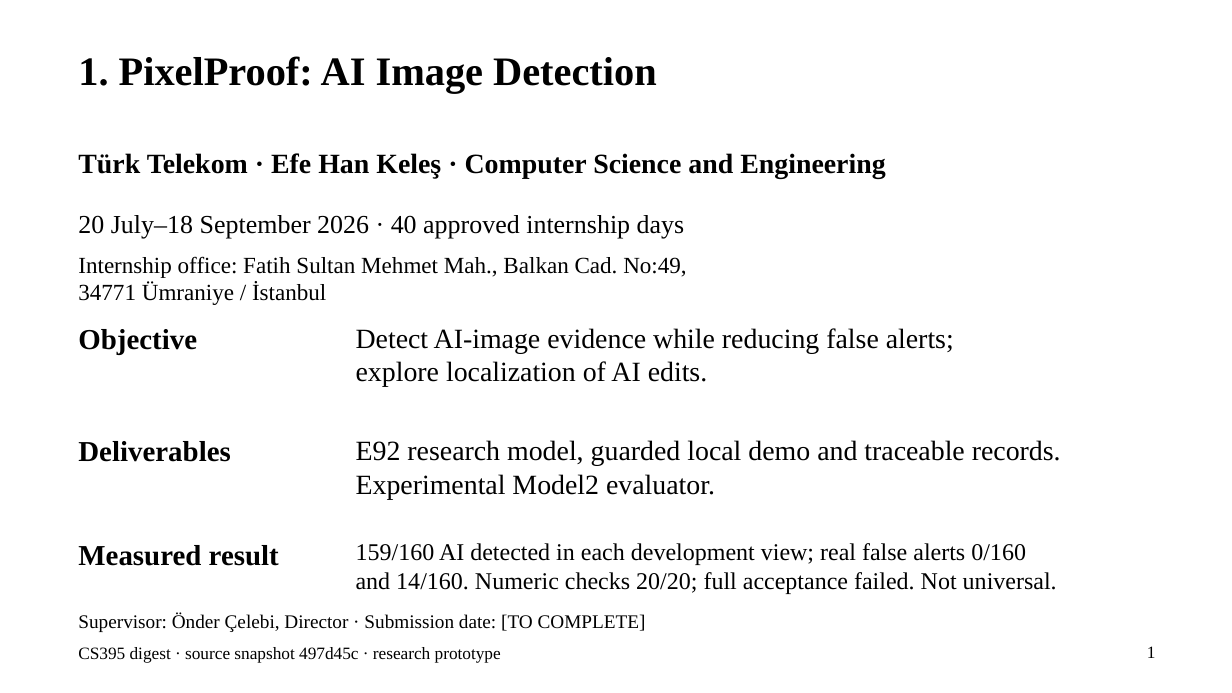
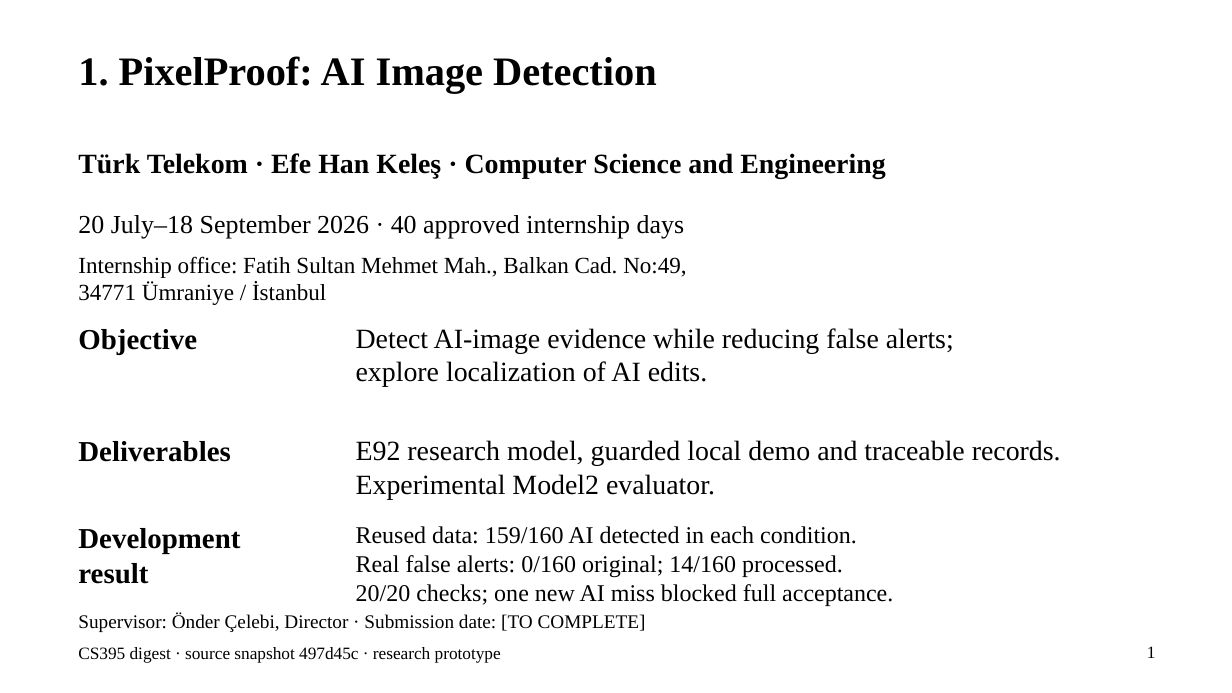
Before and after one commit to EfeHanKeles346/ai-image-detector, a slide deck: slide 1 of rapor/final_2026/deliverables/CS395_Digest_EfeHan_Keles_25September2026.pptx. Drawn at 1232x693 pixels with LibreOffice and Linux fonts; fonts in the diff are those of the drawing. Boxes give left, top, right and bottom in pixels: in the first picture for what was removed or moved away, otherwise in the second. Text is boxed around its words. In the diff, an @@ line names an element or a change of style, - is before the commit and + after.

```diff
--- a/rapor/final_2026/deliverables/CS395_Digest_EfeHan_Keles_25September2026.pptx
+++ b/rapor/final_2026/deliverables/CS395_Digest_EfeHan_Keles_25September2026.pptx
@@ text at <box>78,528,240,584</box>: text changed @@
-Measured result
+Development
+result
@@ text at <box>356,526,893,606</box>: text changed @@
-159/160 AI detected in each development view; real false alerts 0/160
-and 14/160. Numeric checks 20/20; full acceptance failed. Not universal.
+Reused data: 159/160 AI detected in each condition.
+Real false alerts: 0/160 original; 14/160 processed.
+20/20 checks; one new AI miss blocked full acceptance.
```
Also in this commit, not shown: 22 other files.
